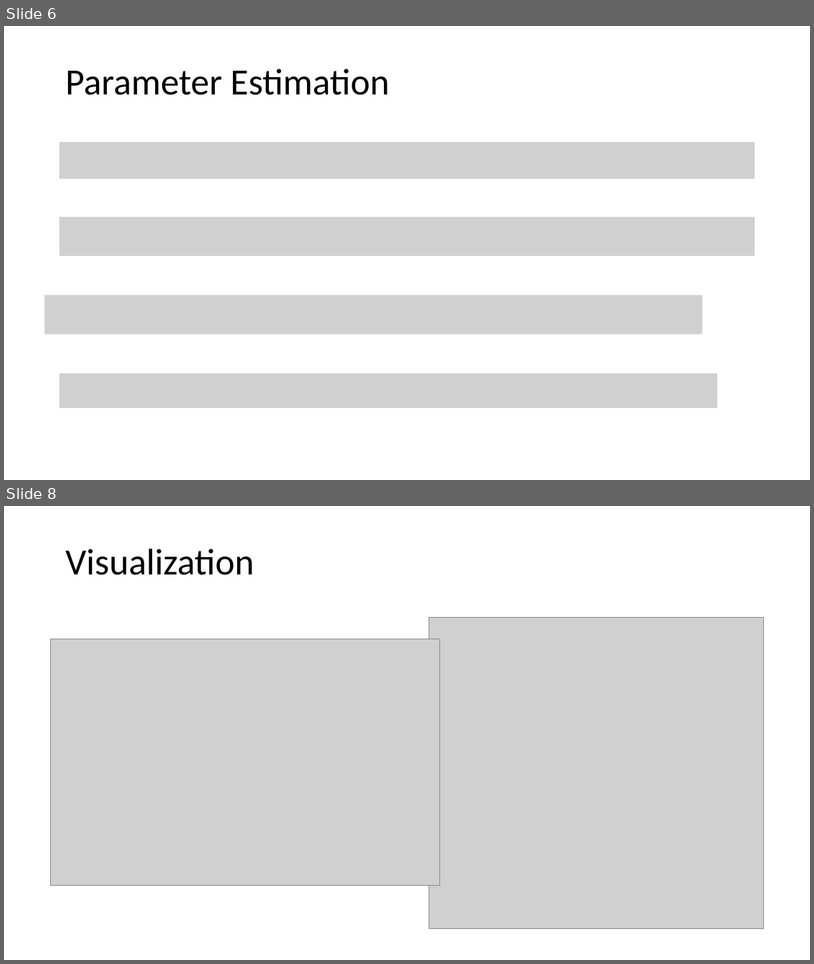
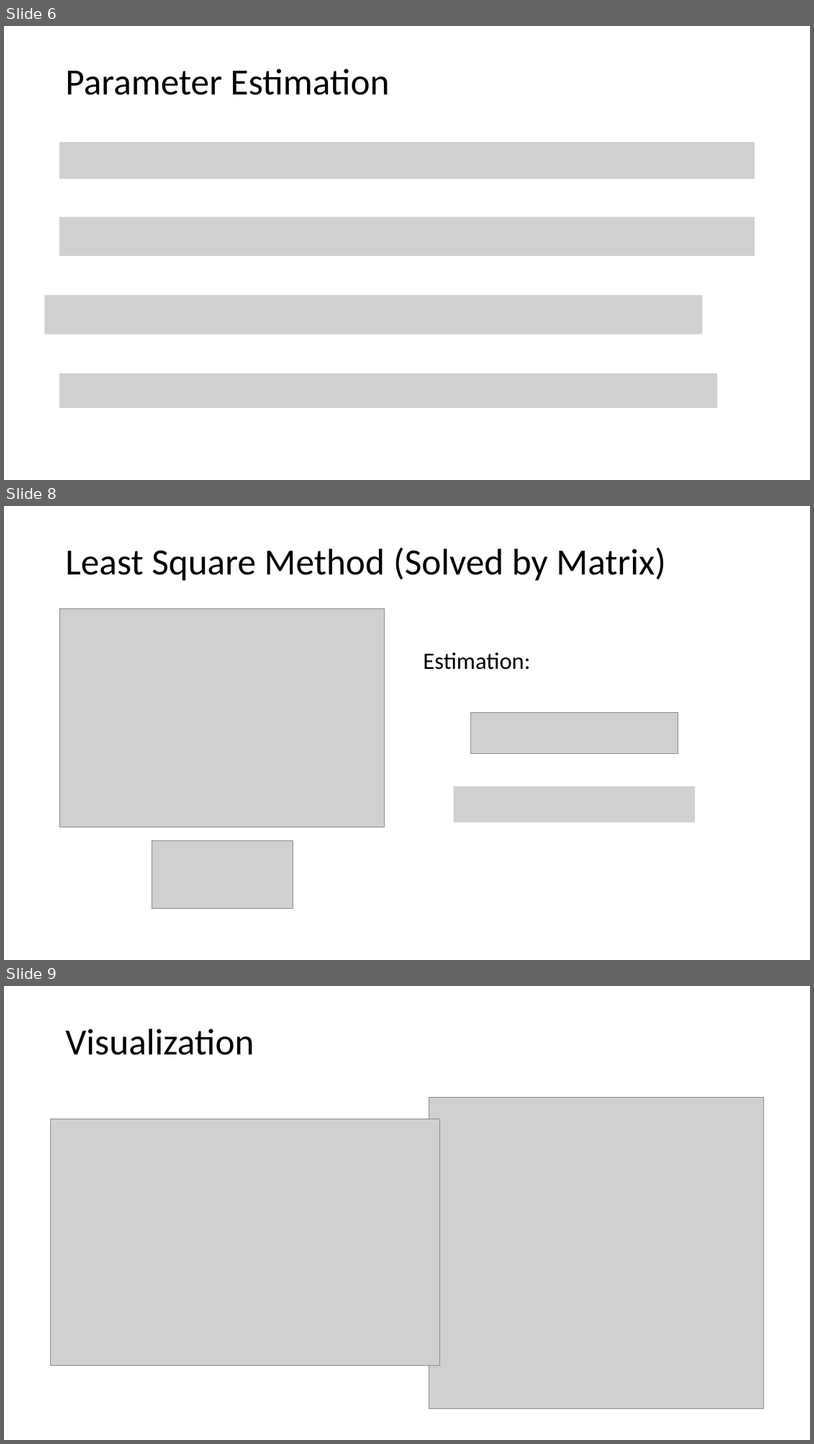
Before and after one commit to tianzheng4/tianzheng4.github.io, a slide deck: _umkc-teaching/slides/Lecture4.pptx. Shown one above the other, each under a label of ours: slides 6 and 8 before the commit, slides 6, 8 and 9 after it; the slides between them are not shown. The pictures are 814x964 and 814x1444 pixels, drawn with LibreOffice and Linux fonts; fonts in the diff are those of the drawing; grey boxes stand for pictures. Boxes give left, top, right and bottom in pixels: in the first picture for what was removed or moved away, otherwise in the second. Text is boxed around its words. In the diff, an @@ line names an element or a change of style, - is before the commit and + after.

```diff
--- a/_umkc-teaching/slides/Lecture4.pptx
+++ b/_umkc-teaching/slides/Lecture4.pptx
@@ slide 8 added at <box>4,506,810,960</box>, background #FFFFFF @@
@@ title added at <box>65,547,666,581</box>, 44 pt, text #000000 @@
+Least Square Method (Solved by Matrix)
@@ picture added at <box>59,609,384,826</box> @@
@@ text added at <box>423,652,530,669</box>, 28 pt, text #000000 @@
+Estimation:
@@ picture added at <box>471,713,679,754</box> @@
@@ picture added at <box>454,786,695,822</box> @@
@@ picture added at <box>152,841,293,908</box> @@
@@ what was slide 8 is now slide 9 @@
```
Also in this commit, not shown: 1 slide changed, 9 other files.
